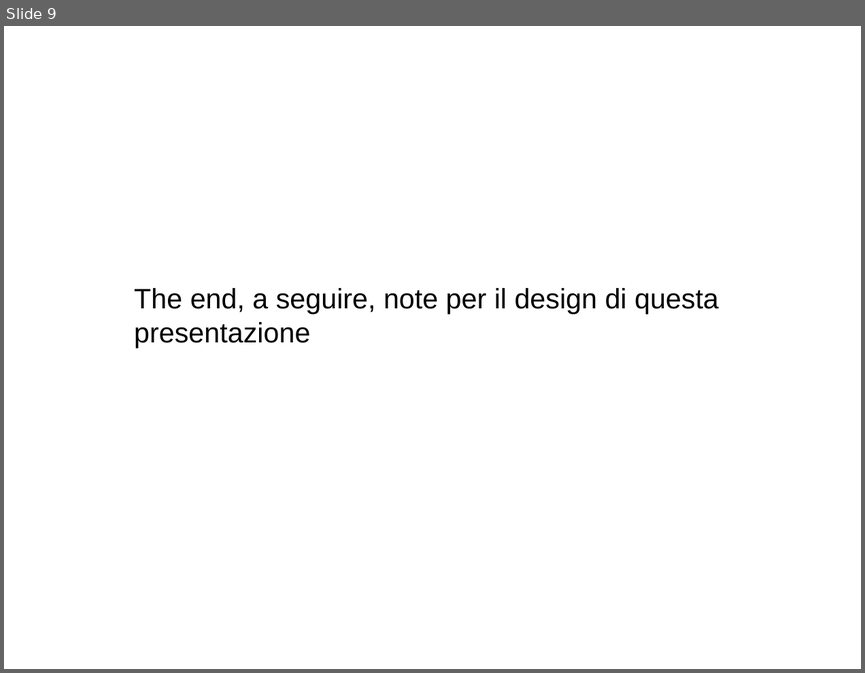
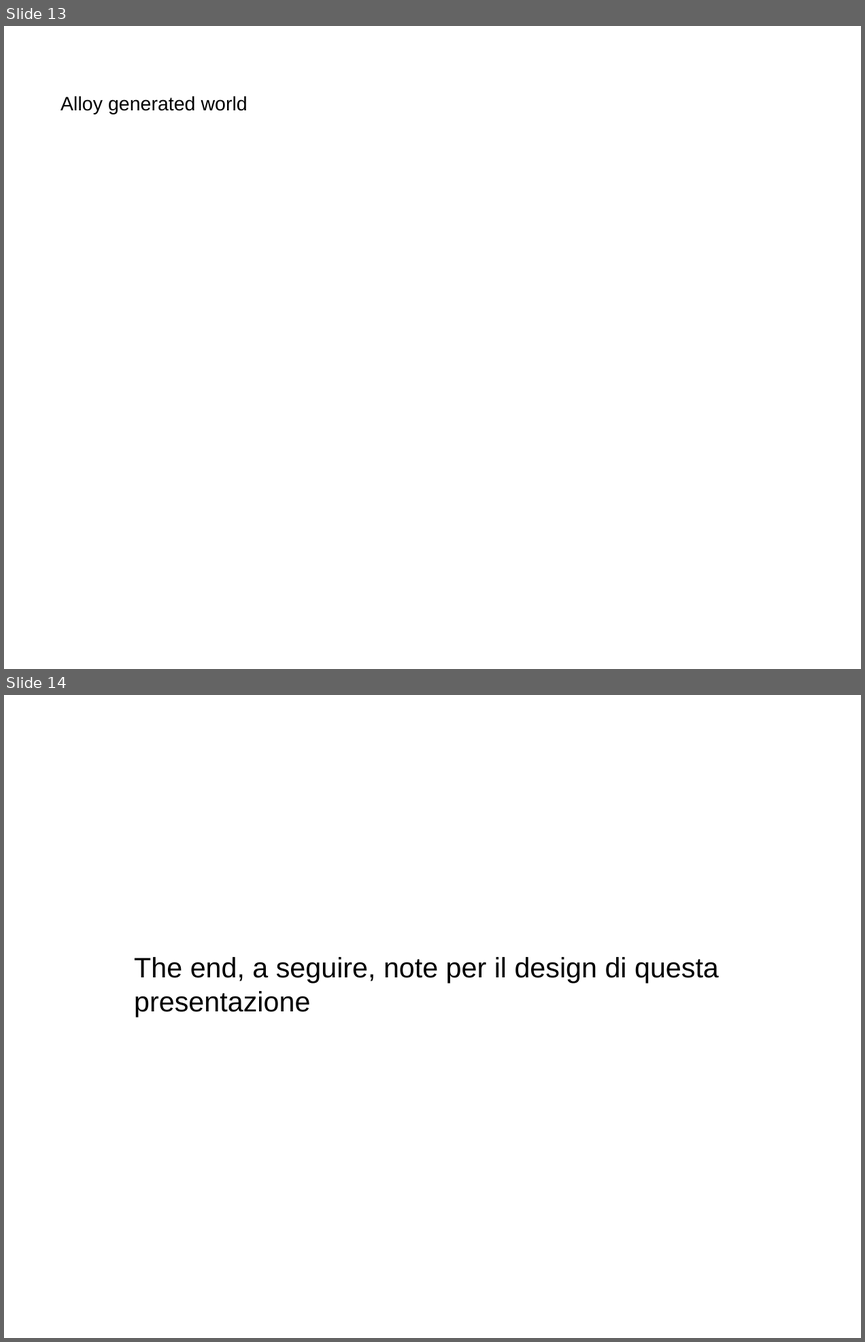
Before and after one commit to LucaMart/TaxiServiceSE2, a slide deck: presentation/WIP presentation.odp. Shown one above the other, each under a label of ours: slide 9 before the commit, slides 13 and 14 after it. The pictures are 865x673 and 865x1342 pixels, drawn with LibreOffice and Linux fonts; fonts in the diff are those of the drawing. Boxes give left, top, right and bottom in pixels: in the first picture for what was removed or moved away, otherwise in the second. Text is boxed around its words. In the diff, an @@ line names an element or a change of style, - is before the commit and + after.

```diff
--- a/presentation/WIP presentation.odp
+++ b/presentation/WIP presentation.odp
@@ slide 13 added at (4, 26, 861, 669), background #FFFFFF @@
@@ text added at (60, 96, 247, 114), 18 pt, text #000000 @@
+Alloy generated world
@@ what was slide 9 is now slide 14 @@
```
Also in this commit, not shown: 11 other slides added, 7 slides removed.
